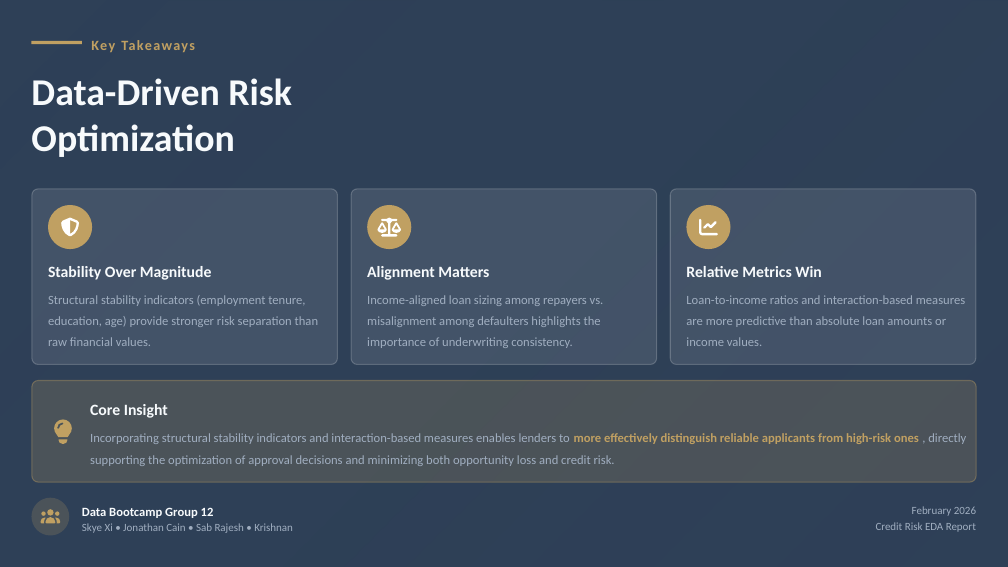
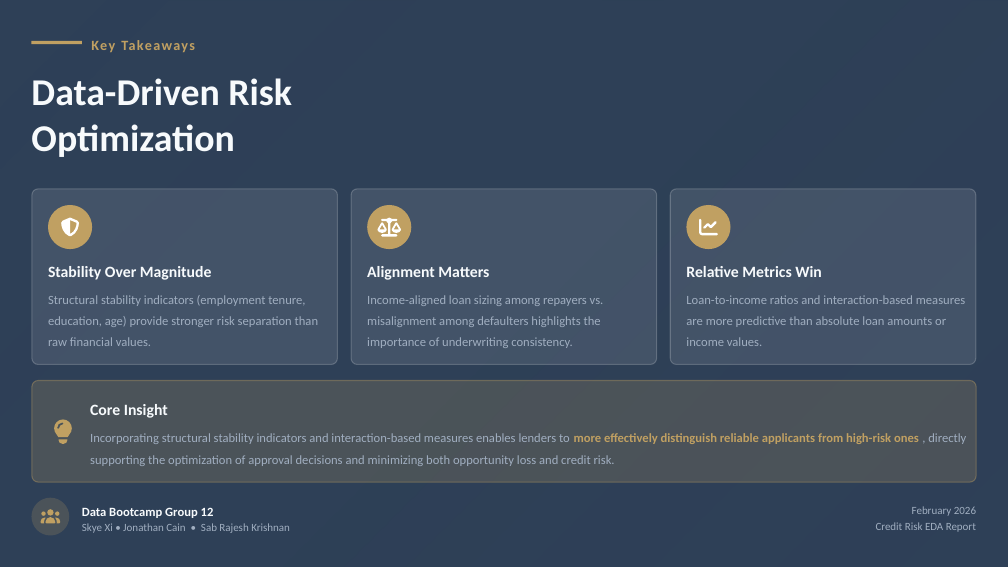
Before and after one commit to skyexry/Data-Bootcamp-Credit-Risk-EDA, a slide deck: slide 10 of Credit Risk Exploratory Data Analysis.pptx (slide 12 before the commit). Drawn at 1008x567 pixels with LibreOffice and Linux fonts; fonts in the diff are those of the drawing; background and template pictures are left out. Boxes give left, top, right and bottom in pixels: in the first picture for what was removed or moved away, otherwise in the second. Text is boxed around its words. In the diff, an @@ line names an element or a change of style, - is before the commit and + after.

```diff
--- a/Credit Risk Exploratory Data Analysis.pptx
+++ b/Credit Risk Exploratory Data Analysis.pptx
@@ text at (x1=82, y1=523, x2=290, y2=533): text changed @@
-Skye Xi • Jonathan Cain • Sab Rajesh • Krishnan
+Skye Xi • Jonathan Cain • Sab Rajesh Krishnan
```
Also in this commit, not shown: 5 other slides changed, 2 slides added, 4 slides removed.
